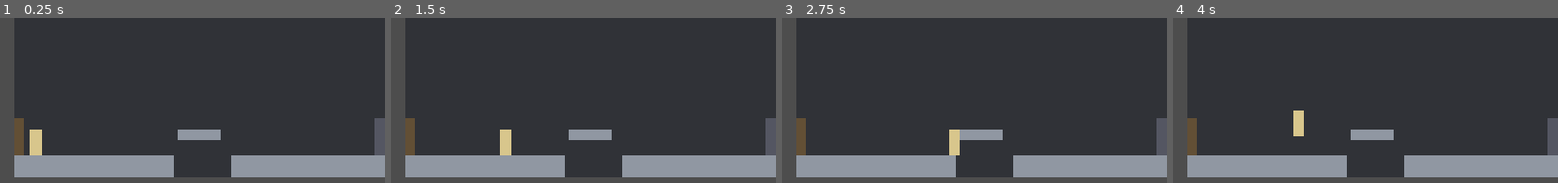
Above: before the commit, frames 1-4 (left to right).
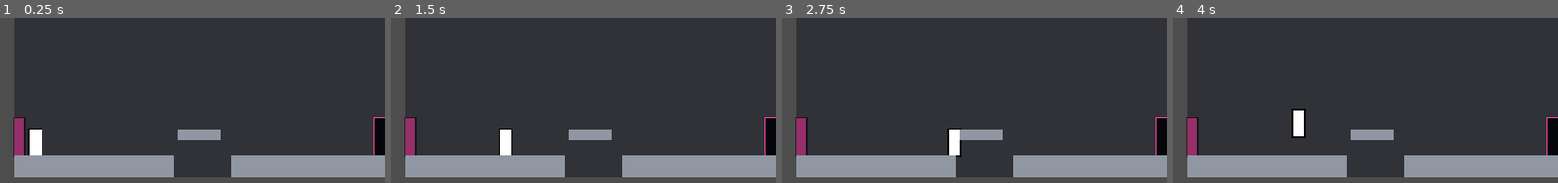
Above: after the commit, the same moments.

Repository: Babacooll/the-lost-choir
Game: Godot game, scene res://scenes/levels/Zone.tscn
The game is run twice, just before and just after one commit, with the same random seed, the same clock (stepped at 60 frames per second) and the same inputs. Sound files missing from this copy of the repository are replaced by a short silence.
Inputs (mouse positions are in pixels of both pictures, inside the frame that each line leads up to):
- Up to frame 1 (0.25 s): no input
- Up to frame 2 (1.5 s): tap Enter at 0.5 s; move the mouse to (outside the picture) at 0.52 s; hold D (move_right) 0.53-1.25 s; hold Space (jump) 0.53-1.25 s; click (outside the picture) at 0.67 s; drag from (outside the picture) to (772, 136) at 1.27 s
- Up to frame 3 (2.75 s): tap Space (jump) at 2 s; move the mouse to (862, 138) at 2.02 s; hold D (move_right) from 2.03 s (still down); hold Space (jump) from 2.03 s (still down); tap J (strike) at 2.1 s
- Up to frame 4 (4 s): release D (move_right) at 2.75 s; release Space (jump) at 2.75 s; drag from (outside the picture) to (1192, 136) at 2.77 s; tap Enter at 3.5 s; move the mouse to (outside the picture) at 3.52 s; hold A (move_left) from 3.53 s (still down); hold Shift from 3.53 s (still down); tap Space (jump) at 3.77, 3.8 s

The runs differ from the first frame. In frame 1, 2.0% of the frame differs, in the area x 3-100%, y 60-85%; in frame 2, 2.0%; in frame 3, 2.0%; in frame 4, 2.1%, in the area x 3-100%, y 54-85%.

Commit message:
MICH-613: implement placeholder-legibility engine layer per art-director spec
Adds PlaceholderLegibility autoload (role -> opaque fill + 2px hard
contour, single toggle) and wires it into player/husks/verse-bearer/
bell-frame/membrane/doors per docs/art/placeholder-legibility.md §7.
WarmthVisual drops its ShaderMaterial when a legibility_role is set and
the layer is enabled; terrain and backdrop are untouched. Palette JSON
and shader constants are untouched.

tools/art/legibility_check.py passes; tools/art/warmth_check.py passes
with the layer both on and off (measured against R1 and R6 captures).

Co-authored-by: multica-agent <github@multica.ai>

Diff:
--- a/project.godot
+++ b/project.godot
@@ -21,6 +21,7 @@
 WarmthField="*res://scripts/state/warmth_field.gd"
 AudioDirector="*res://scripts/audio/audio_director.gd"
 ZoneManager="*res://scripts/levels/zone_manager.gd"
+PlaceholderLegibility="*res://scripts/art/placeholder_legibility.gd"
 DebugOverlay="*res://scenes/debug_overlay.tscn"
 
 [editor_plugins]
--- a/scenes/encounters/verse_bearer.tscn
+++ b/scenes/encounters/verse_bearer.tscn
@@ -9,6 +9,7 @@
 [node name="Visual" type="Polygon2D" parent="."]
 script = ExtResource("2_warmth_visual")
 is_brass = true
+legibility_role = "verse_bearer"
 color = Color(0.4, 0.4, 0.45, 1)
 polygon = PackedVector2Array(-10, -36, 10, -36, 10, 0, -10, 0)
 
--- a/scenes/enemies/keening_husk.tscn
+++ b/scenes/enemies/keening_husk.tscn
@@ -1,6 +1,7 @@
-[gd_scene load_steps=3 format=3 uid="uid://dq2m8w5r1p4nz"]
+[gd_scene load_steps=4 format=3 uid="uid://dq2m8w5r1p4nz"]
 
 [ext_resource type="Script" path="res://scripts/enemies/keening_husk.gd" id="1_keening"]
+[ext_resource type="Script" path="res://scripts/art/legibility_role.gd" id="2_legibility"]
 
 [sub_resource type="RectangleShape2D" id="RectangleShape2D_keening"]
 size = Vector2(16, 36)
@@ -14,5 +15,7 @@
 shape = SubResource("RectangleShape2D_keening")
 
 [node name="Visual" type="Polygon2D" parent="."]
+script = ExtResource("2_legibility")
 color = Color(0.42, 0.3, 0.5, 1)
 polygon = PackedVector2Array(-8, -36, 8, -36, 8, 0, -8, 0)
+role = "keening_husk"
--- a/scenes/enemies/reed_husk.tscn
+++ b/scenes/enemies/reed_husk.tscn
@@ -1,6 +1,7 @@
-[gd_scene load_steps=3 format=3 uid="uid://c8h1n5v0y6x2k"]
+[gd_scene load_steps=4 format=3 uid="uid://c8h1n5v0y6x2k"]
 
 [ext_resource type="Script" path="res://scripts/enemies/reed_husk.gd" id="1_reed"]
+[ext_resource type="Script" path="res://scripts/art/legibility_role.gd" id="2_legibility"]
 
 [sub_resource type="RectangleShape2D" id="RectangleShape2D_reed"]
 size = Vector2(16, 32)
@@ -14,5 +15,7 @@
 shape = SubResource("RectangleShape2D_reed")
 
 [node name="Visual" type="Polygon2D" parent="."]
+script = ExtResource("2_legibility")
 color = Color(0.55, 0.32, 0.24, 1)
 polygon = PackedVector2Array(-8, -32, 8, -32, 8, 0, -8, 0)
+role = "reed_husk"
--- a/scenes/player.tscn
+++ b/scenes/player.tscn
@@ -1,8 +1,9 @@
-[gd_scene load_steps=5 format=3 uid="uid://b3k4l7dv1m8xq"]
+[gd_scene load_steps=6 format=3 uid="uid://b3k4l7dv1m8xq"]
 
 [ext_resource type="Script" path="res://scripts/player/player.gd" id="1_player"]
 [ext_resource type="Script" path="res://scripts/player/combat.gd" id="2_combat"]
 [ext_resource type="Script" path="res://scripts/player/sustain.gd" id="3_sustain"]
+[ext_resource type="Script" path="res://scripts/art/legibility_role.gd" id="4_legibility"]
 
 [sub_resource type="RectangleShape2D" id="RectangleShape2D_collider"]
 size = Vector2(18, 40)
@@ -17,8 +18,10 @@
 shape = SubResource("RectangleShape2D_collider")
 
 [node name="Visual" type="Polygon2D" parent="."]
+script = ExtResource("4_legibility")
 color = Color(0.85, 0.78, 0.55, 1)
 polygon = PackedVector2Array(-9, -40, 9, -40, 9, 0, -9, 0)
+role = "player"
 
 [node name="Camera2D" type="Camera2D" parent="."]
 position_smoothing_enabled = true
--- a/scenes/world/bell_frame.tscn
+++ b/scenes/world/bell_frame.tscn
@@ -15,5 +15,6 @@
 [node name="Visual" type="Polygon2D" parent="."]
 script = ExtResource("2_warmth_visual")
 is_brass = true
+legibility_role = "bell_frame"
 color = Color(0.62, 0.55, 0.3, 1)
 polygon = PackedVector2Array(-24, -6, 24, -6, 24, 6, -24, 6)
--- a/scenes/world/membrane.tscn
+++ b/scenes/world/membrane.tscn
@@ -16,5 +16,6 @@
 
 [node name="Visual" type="Polygon2D" parent="."]
 script = ExtResource("2_warmth_visual")
+legibility_role = "membrane"
 color = Color(0.5, 0.3, 0.45, 0.85)
 polygon = PackedVector2Array(-32, -4, 32, -4, 32, 4, -32, 4)
--- /dev/null
+++ b/scripts/art/legibility_role.gd
@@ -0,0 +1,13 @@
+class_name LegibilityRole
+extends Polygon2D
+## Tags a plain (non-WarmthVisual) fill polygon with a placeholder-legibility
+## role (MICH-613, throwaway — see docs/art/placeholder-legibility.md).
+## WarmthVisual nodes declare their role directly instead (they already own
+## a script slot); this exists for elements — player, the husks — that don't
+## run the cold-derive at all.
+
+@export var role: String = ""
+
+
+func _ready() -> void:
+	PlaceholderLegibility.apply(self, role)
--- /dev/null
+++ b/scripts/art/placeholder_legibility.gd
@@ -0,0 +1,76 @@
+extends Node
+## Placeholder legibility layer (MICH-613) — THROWAWAY. See
+## docs/art/placeholder-legibility.md for the measurement, the impossibility
+## bound, and the deletion procedure. Deleted whole when real art lands.
+##
+## This is the one script that owns the table and the toggle: elements
+## declare a `role`, this singleton resolves role -> (fill, contour), and
+## nothing outside this file hard-codes a placeholder colour.
+
+## Single on/off switch. On: every covered element gets an opaque fill plus
+## a 2px hard contour and drops its cold-derive. Off: apply() is a no-op and
+## the scene renders exactly as it does without this layer (doc §7).
+@export var enabled: bool = true
+
+## role -> [fill, contour] hex, mirroring doc §4. Deliberately outside
+## docs/art/palettes/lost-choir-slice.json — a placeholder colour that could
+## be mistaken for a palette entry is a bug in this table, not a feature.
+const ROLES := {
+	"player": ["ffffff", "000000"],
+	"reed_husk": ["ff4a3a", "000000"],
+	"keening_husk": ["35d6ff", "000000"],
+	"verse_bearer": ["ffe14a", "000000"],
+	"bell_frame": ["b06fff", "000000"],
+	"membrane": ["3cff7d", "000000"],
+	"door_gated": ["ff44ab", "000000"],
+	"door_open": ["05060a", "ff44ab"],
+}
+
+## Doc §3 rule 1: 2px, uniform, drawn outside the fill so it doesn't eat the
+## collision silhouette.
+const CONTOUR_WIDTH := 2.0
+
+
+static func fill_color(role: String) -> Color:
+	return Color.html(ROLES[role][0])
+
+
+static func contour_color(role: String) -> Color:
+	return Color.html(ROLES[role][1])
+
+
+## Applies the layer to one fill polygon: opaque flat fill, cold-derive
+## dropped (caller is responsible for not assigning a ShaderMaterial after
+## this call), and a 2px contour child drawn behind the fill so only its
+## outer edge shows as a hard outline.
+func apply(polygon: Polygon2D, role: String) -> void:
+	if not enabled or not ROLES.has(role):
+		return
+	polygon.material = null
+	polygon.color = fill_color(role)
+
+	var contour := Polygon2D.new()
+	contour.name = "PlaceholderContour"
+	contour.polygon = _expand(polygon.polygon, CONTOUR_WIDTH)
+	contour.color = contour_color(role)
+	contour.z_as_relative = true
+	contour.z_index = -1
+	polygon.add_child(contour)
+
+
+## Every element this layer covers is an axis-aligned rectangle (doc §7
+## scope list), so growing each vertex away from the centroid independently
+## per axis is a correct outward offset, not just an approximation — it is
+## not a general polygon-offset for arbitrary shapes.
+func _expand(points: PackedVector2Array, width: float) -> PackedVector2Array:
+	var centroid := Vector2.ZERO
+	for p in points:
+		centroid += p
+	centroid /= points.size()
+
+	var out := PackedVector2Array()
+	for p in points:
+		var dx := signf(p.x - centroid.x)
+		var dy := signf(p.y - centroid.y)
+		out.append(p + Vector2(dx, dy) * width)
+	return out
--- a/scripts/art/warmth_visual.gd
+++ b/scripts/art/warmth_visual.gd
@@ -14,8 +14,18 @@
 ## to show the overshoot band as emission (art doc §4.1/§4.2).
 @export var is_brass: bool = false
 
+## Placeholder-legibility role (MICH-613, throwaway — see
+## docs/art/placeholder-legibility.md). Empty means this node isn't covered
+## by that layer and behaves exactly as before (terrain and backdrop keep
+## the derive — doc §7). When set and the layer is enabled, this node drops
+## the ShaderMaterial entirely instead of driving it (doc §3 rule 3).
+@export var legibility_role: String = ""
+
 
 func _ready() -> void:
+	if not legibility_role.is_empty() and PlaceholderLegibility.enabled:
+		PlaceholderLegibility.apply(self, legibility_role)
+		return
 	if _shared_material == null:
 		_shared_material = ShaderMaterial.new()
 		_shared_material.shader = ColdWarmShader
@@ -25,6 +35,8 @@
 
 
 func _process(_delta: float) -> void:
+	if not legibility_role.is_empty() and PlaceholderLegibility.enabled:
+		return
 	_update_warmth()
 
 
--- a/scripts/levels/room.gd
+++ b/scripts/levels/room.gd
@@ -213,12 +213,14 @@
 	shape.shape = rect
 	door.add_child(shape)
 
+	var is_gated: bool = not door.requires_flag.is_empty()
 	var visual := Polygon2D.new()
 	visual.polygon = PackedVector2Array([
 		Vector2(0, 0), Vector2(width, 0), Vector2(width, height), Vector2(0, height),
 	])
-	visual.color = GATED_DOOR_COLOR if not door.requires_flag.is_empty() else OPEN_DOOR_COLOR
+	visual.color = GATED_DOOR_COLOR if is_gated else OPEN_DOOR_COLOR
 	door.add_child(visual)
+	PlaceholderLegibility.apply(visual, "door_gated" if is_gated else "door_open")
 	door.set_meta("visual", visual)
 
 	add_child(door)
